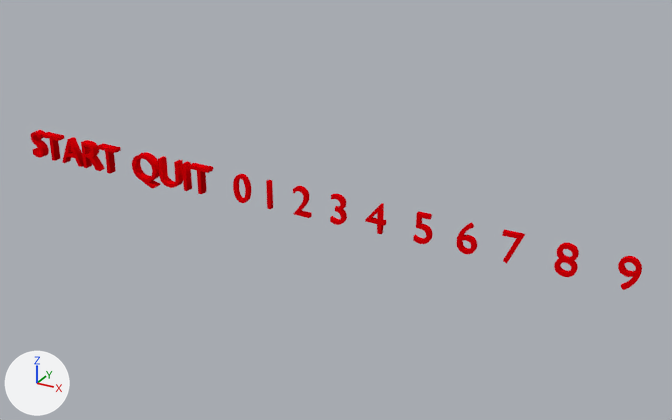
One commit to the Blender file Assets/Models/TutorialAssets/3DTextUI.blend: the scene before it, then after it.
One viewpoint serves both versions: a camera (50 mm lens) standing at (11.06, -16.52, 8.58) and looking at (1.73, 0.45, 0.09). The axes (+X, +Y, +Z) are drawn at lower left. The lights are the same throughout.

The first picture shows '0', '1', '2', '3', '4', '5', '6', '7', '8', '9', 'QUIT', 'START'.
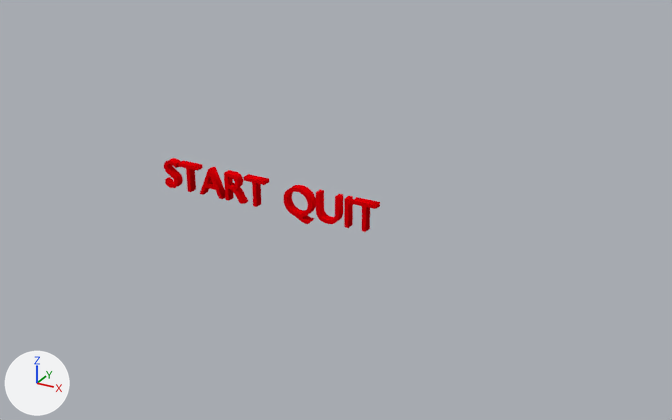
The change in detail:
Object '0' (ob_0) is deleted.
Object '1' (ob_1) is deleted.
Object '2' (ob_2) is deleted.
Object '3' (ob_3) is deleted.
Object '4' (ob_4) is deleted.
Object '5' (ob_5) is deleted.
Object '6' (ob_6) is deleted.
Object '7' (ob_7) is deleted.
Object '8' (ob_8) is deleted.
Object '9' (ob_9) is deleted.
Object 'QUIT' (ob_quit) moves from (-3.75, 0.0, 0.0) to (0.64, 0.0, 0.0).
Object 'START' (ob_start) moves from (-7.12, 0.0, 0.0) to (-2.74, 0.0, 0.0).

Boxes [x1, y1, x2, y2] around the edits, measured in the pictures (672 x 420 px):
'START', moved: before [31, 130, 121, 174]; after [164, 158, 269, 207]
'QUIT', moved: before [132, 152, 213, 194]; after [283, 185, 380, 232]
'8', deleted (red): before [554, 243, 579, 277]
'9', deleted (red): before [618, 256, 642, 290]
'6', deleted: before [457, 222, 477, 254]
'5', deleted: before [413, 211, 432, 244]
'0', deleted: before [233, 174, 251, 203]
'4', deleted: before [365, 203, 386, 234]
'3', deleted: before [330, 194, 347, 225]
'7', deleted: before [502, 229, 525, 264]
'2', deleted: before [293, 186, 312, 218]
'1', deleted: before [266, 180, 273, 209]
